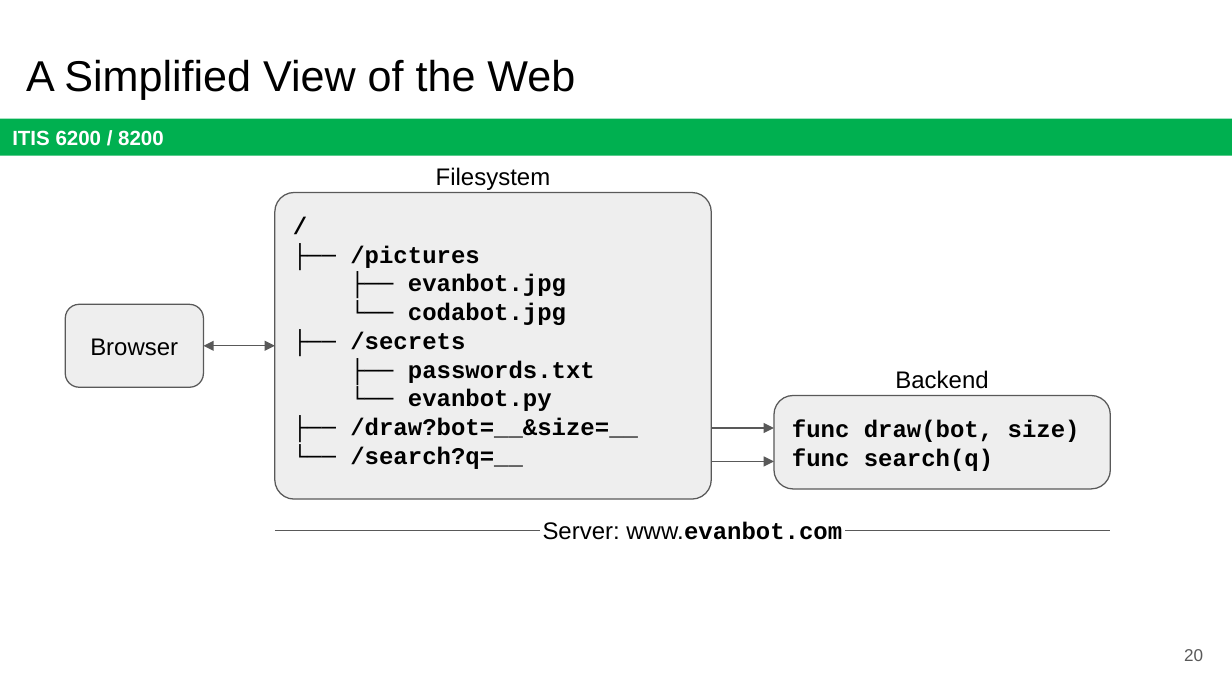
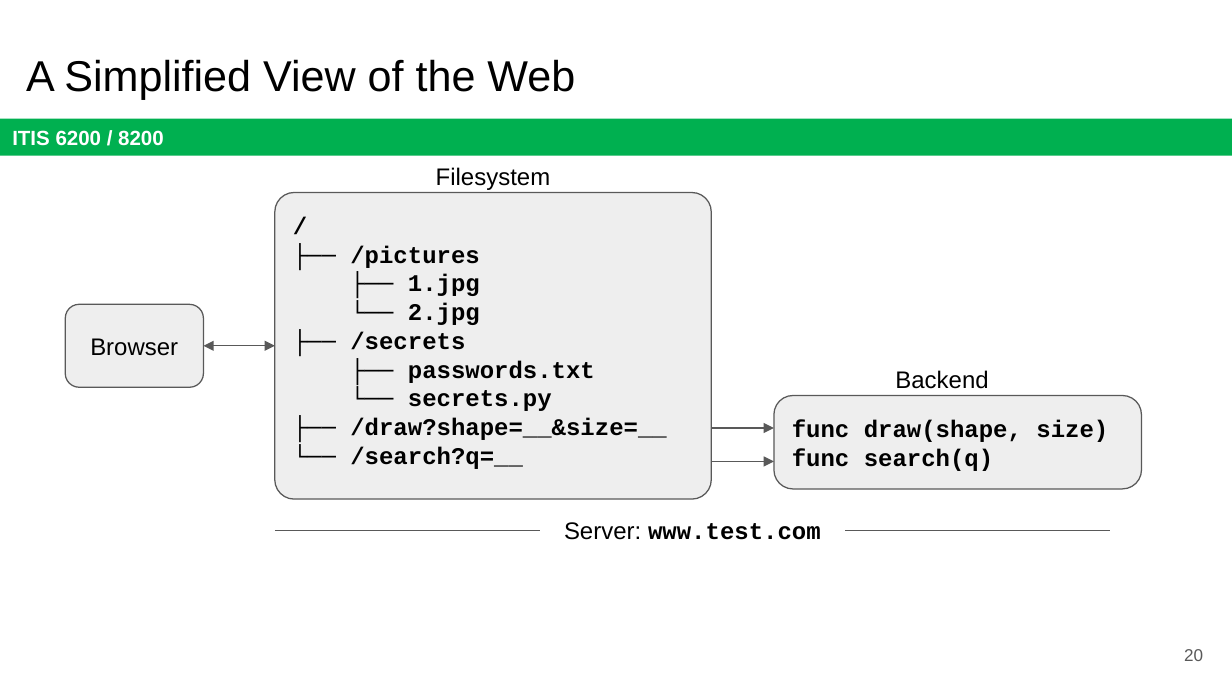
Before and after one commit to jx5c/github.io, a slide deck: slide 20 of teaching/ITIS6200/2023fa/lectures/lec10.pptx. Drawn at 1232x693 pixels with LibreOffice and Linux fonts; fonts in the diff are those of the drawing. Boxes give left, top, right and bottom in pixels: in the first picture for what was removed or moved away, otherwise in the second. Text is boxed around its words. In the diff, an @@ line names an element or a change of style, - is before the commit and + after.

```diff
--- a/teaching/ITIS6200/2023fa/lectures/lec10.pptx
+++ b/teaching/ITIS6200/2023fa/lectures/lec10.pptx
@@ text in rounded rectangle at (408,274,480,325): text changed @@
-├── evanbot.jpg
-└── codabot.jpg
+├── 1.jpg
+└── 2.jpg
@@ text in rounded rectangle at (350,390,667,440): text changed @@
-└── evanbot.py
-├── /draw?bot=__&size=__
+└── secrets.py
+├── /draw?shape=__&size=__
@@ rounded rectangle "func draw(shape, size)": place and size @@
-rounded rectangle "func draw(shape, size)" at (774,395,1110,489)
+rounded rectangle "func draw(shape, size)" at (774,395,1141,489)
@@ text in rounded rectangle at (792,419,1108,442): text changed @@
-func draw(bot, size)
+func draw(shape, size)
@@ text at (564,522,821,540): text changed; font Arial to Courier New; bold on @@
-Server: www.evanbot.com
+Server: www.test.com
```
Also in this commit, not shown: 6 other slides changed, 1 other file.
